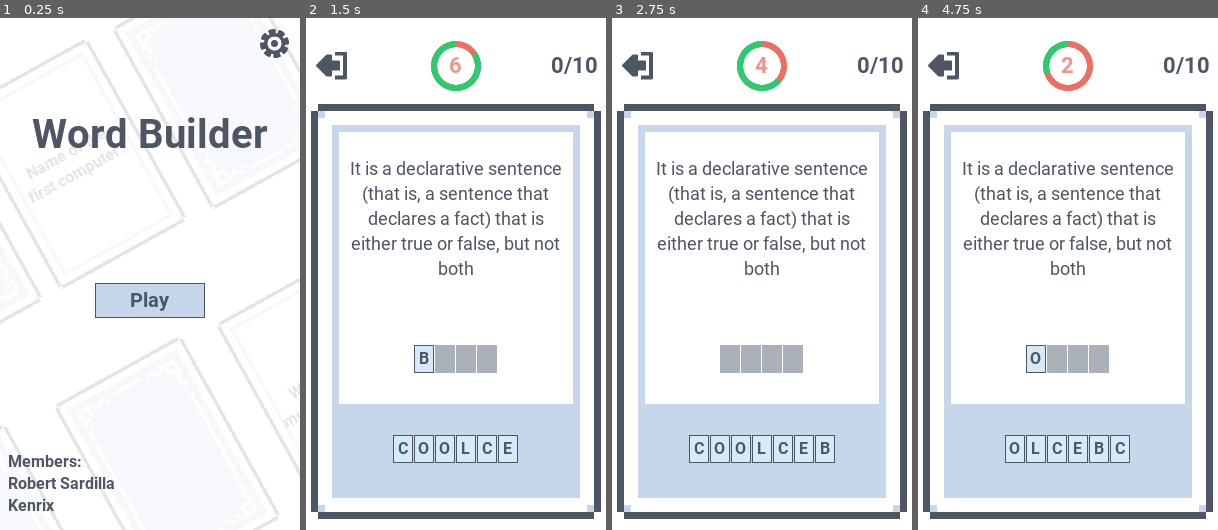
Above: before the commit, frames 1-4 (left to right).
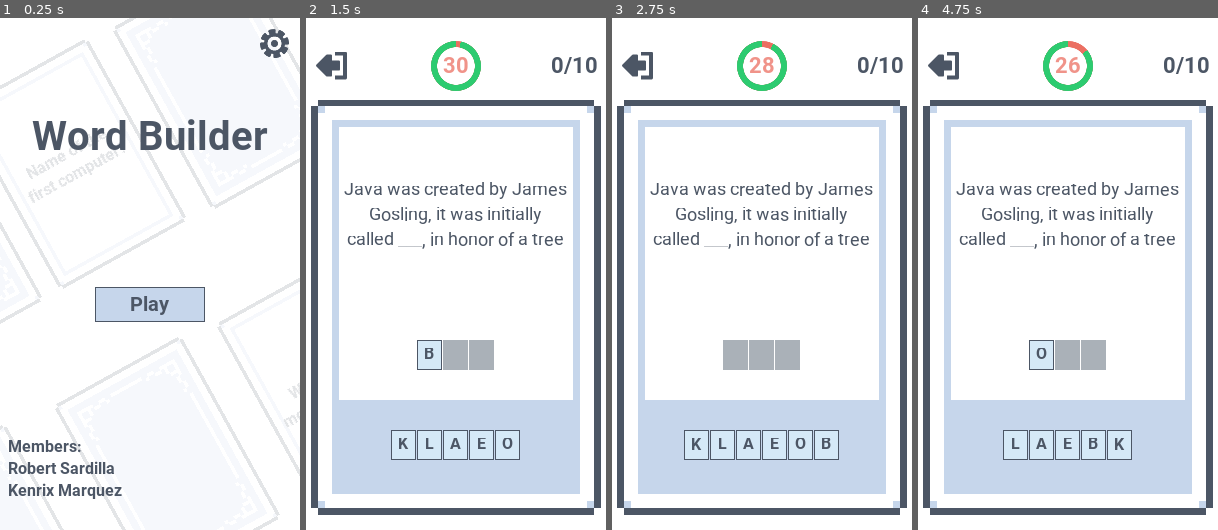
Above: after the commit, the same moments.

Repository: LoneDespair/comsci-card_game
Game: Godot game, scene res://src/main/main.tscn
Two runs of this game, one before a commit and one after it. Both use one fixed random seed, a clock stepped at 60 frames per second and the inputs below.
Inputs (mouse positions are in pixels of both pictures, inside the frame that each line leads up to):
- Up to frame 1 (0.25 s): no input
- Up to frame 2 (1.5 s): click "Play" at 0.5 s; click "B" at 1.25 s
- Up to frame 3 (2.75 s): click "B" at 2 s
- Up to frame 4 (4.75 s): click (1005, 448) at 2.75 s, where only the run before the commit has a clickable "C"; click "C" (after the commit: "K") at 3.5 s; click "O" at 4.25 s

The runs differ from the first frame. In frame 1, 3.9% of the frame differs, in the area x 3-89%, y 19-97%; in frame 2, 12%; in frame 3, 12%; in frame 4, 12%, in the area x 1-99%, y 6-98%.

Commit message:
added entrace animation to card

Diff:
--- a/src/card/card.tscn
+++ b/src/card/card.tscn
@@ -26,15 +26,34 @@
 content_margin_bottom = 5.0
 bg_color = Color( 0.780392, 0.843137, 0.92549, 1 )
 
+[sub_resource type="Animation" id=8]
+length = 0.001
+
+[sub_resource type="Animation" id=7]
+resource_name = "entrance"
+step = 0.25
+tracks/0/type = "value"
+tracks/0/path = NodePath("ui:rect_position")
+tracks/0/interp = 2
+tracks/0/loop_wrap = true
+tracks/0/imported = false
+tracks/0/enabled = true
+tracks/0/keys = {
+"times": PoolRealArray( 0, 1 ),
+"transitions": PoolRealArray( 1, 1 ),
+"update": 0,
+"values": [ Vector2( 350, 0 ), Vector2( 0, 0 ) ]
+}
+
 [node name="card" type="Control"]
 anchor_left = 0.5
 anchor_top = 0.5
 anchor_right = 0.5
 anchor_bottom = 0.5
 margin_left = -145.0
-margin_top = -207.5
+margin_top = -207.0
 margin_right = 145.0
-margin_bottom = 207.5
+margin_bottom = 208.0
 rect_min_size = Vector2( 290, 415 )
 size_flags_horizontal = 0
 size_flags_vertical = 6
@@ -48,6 +67,7 @@
 margin_top = -207.5
 margin_right = 145.0
 margin_bottom = 207.5
+rect_min_size = Vector2( 290, 0 )
 rect_pivot_offset = Vector2( 145, 189 )
 theme_type_variation = "FrontCard"
 
@@ -127,7 +147,7 @@
 size_flags_horizontal = 6
 custom_constants/vseparation = 1
 custom_constants/hseparation = 1
-columns = 11
+columns = 9
 
 [node name="bottom" type="MarginContainer" parent="ui/content"]
 margin_top = 275.0
@@ -152,7 +172,7 @@
 size_flags_vertical = 4
 custom_constants/vseparation = 1
 custom_constants/hseparation = 1
-columns = 11
+columns = 9
 
 [node name="next" type="Button" parent="ui/content/bottom"]
 unique_name_in_owner = true
@@ -185,3 +205,9 @@
 anchor_bottom = 1.0
 mouse_filter = 2
 script = ExtResource( 1 )
+
+[node name="AnimationPlayer" type="AnimationPlayer" parent="."]
+autoplay = "entrance"
+playback_speed = 8.0
+anims/RESET = SubResource( 8 )
+anims/entrance = SubResource( 7 )
--- a/src/card/holder.tscn
+++ b/src/card/holder.tscn
@@ -9,7 +9,7 @@
 margin_top = -12.5
 margin_right = 7.5
 margin_bottom = 12.5
-rect_min_size = Vector2( 20, 28 )
+rect_min_size = Vector2( 25, 30 )
 size_flags_horizontal = 0
 size_flags_vertical = 6
 theme_type_variation = "LetterHolder"
--- a/src/card/letter.tscn
+++ b/src/card/letter.tscn
@@ -37,7 +37,7 @@
 margin_top = -14.0
 margin_right = 10.0
 margin_bottom = 14.0
-rect_min_size = Vector2( 20, 28 )
+rect_min_size = Vector2( 25, 30 )
 rect_pivot_offset = Vector2( 10, 14 )
 size_flags_horizontal = 0
 size_flags_vertical = 0
--- a/src/circular_timer/circular_timer.tscn
+++ b/src/circular_timer/circular_timer.tscn
@@ -38,4 +38,4 @@
 
 [node name="initiator" type="Node" parent="."]
 script = ExtResource( 3 )
-wait_time = 6.0
+wait_time = 30.0
--- a/src/main/main.tscn
+++ b/src/main/main.tscn
@@ -187,8 +187,8 @@
 [node name="ColorRect" type="ColorRect" parent="menu"]
 anchor_right = 1.0
 anchor_bottom = 1.0
-margin_right = 1200.0
-margin_bottom = 2048.0
+margin_right = 3000.0
+margin_bottom = 5120.0
 color = Color( 1, 1, 1, 0.847059 )
 
 [node name="MarginContainer" type="MarginContainer" parent="menu"]
@@ -197,13 +197,13 @@
 custom_constants/margin_right = 8
 custom_constants/margin_top = 8
 custom_constants/margin_left = 8
-custom_constants/margin_bottom = 15
+custom_constants/margin_bottom = 8
 
 [node name="VBoxContainer" type="VBoxContainer" parent="menu/MarginContainer"]
 margin_left = 8.0
 margin_top = 8.0
 margin_right = 292.0
-margin_bottom = 497.0
+margin_bottom = 504.0
 
 [node name="header" type="MarginContainer" parent="menu/MarginContainer/VBoxContainer"]
 margin_right = 284.0
@@ -231,25 +231,25 @@
 expand = true
 
 [node name="Label" type="Label" parent="menu/MarginContainer/VBoxContainer"]
-margin_top = 84.0
-margin_right = 284.0
-margin_bottom = 132.0
+margin_top = 86.0
+margin_right = 284.0
+margin_bottom = 134.0
 size_flags_vertical = 6
 custom_fonts/font = SubResource( 3 )
 text = "Word Builder"
 align = 1
 
 [node name="Label2" type="Label" parent="menu/MarginContainer/VBoxContainer"]
-margin_top = 182.0
-margin_right = 284.0
-margin_bottom = 201.0
+margin_top = 185.0
+margin_right = 284.0
+margin_bottom = 204.0
 
 [node name="play" type="Button" parent="menu/MarginContainer/VBoxContainer"]
 unique_name_in_owner = true
 margin_left = 87.0
-margin_top = 257.0
+margin_top = 261.0
 margin_right = 197.0
-margin_bottom = 292.0
+margin_bottom = 296.0
 rect_min_size = Vector2( 110, 35 )
 size_flags_horizontal = 4
 size_flags_vertical = 6
@@ -257,13 +257,14 @@
 text = "Play"
 
 [node name="Label3" type="Label" parent="menu/MarginContainer/VBoxContainer"]
-margin_top = 426.0
-margin_right = 284.0
-margin_bottom = 489.0
+margin_top = 411.0
+margin_right = 284.0
+margin_bottom = 496.0
 size_flags_vertical = 10
 text = "Members:
 Robert Sardilla
-Kenrix"
+Kenrix Marquez
+"
 
 [node name="AnimationPlayer" type="AnimationPlayer" parent="menu"]
 autoplay = "pan"
--- a/src/play/initiator.gd
+++ b/src/play/initiator.gd
@@ -1,25 +1,7 @@
 extends Node
 
-const CARD_PCK := preload("../card/card.tscn")
-
-onready var deck := $"%deck"
-onready var turn := $"../turn"
 onready var exit_button := $"%exit"
-
-var key_list := ["COCO", "COCO", "DONUT", "JELLY", "CAKE"]
 
 
 func _ready() -> void:
 	exit_button.connect("pressed", owner, "queue_free")
-
-	for idx in key_list.size():
-		var key = key_list[idx]
-		var card_scn := CARD_PCK.instance()
-		deck.add_child(card_scn)
-
-#		card_scn.get_node("%question").text = key
-
-		var checker := card_scn.get_node("checker")
-		checker.setup(key)
-
-	turn.next()
--- a/src/play/play.tscn
+++ b/src/play/play.tscn
@@ -108,28 +108,19 @@
 expand = true
 stretch_mode = 6
 
-[node name="Control" type="Control" parent="content"]
+[node name="center" type="Control" parent="content"]
 margin_top = 81.0
 margin_right = 300.0
 margin_bottom = 496.0
 rect_min_size = Vector2( 0, 415 )
 size_flags_vertical = 4
 
-[node name="deck" type="HBoxContainer" parent="content/Control"]
+[node name="deck" type="Control" parent="content/center"]
 unique_name_in_owner = true
-anchor_left = 0.5
-anchor_top = 0.5
-anchor_right = 0.5
-anchor_bottom = 0.5
-margin_left = 150.0
-margin_top = -202.5
-margin_right = 150.0
-margin_bottom = -202.5
-size_flags_vertical = 3
-custom_constants/separation = 5
-alignment = 1
+anchor_right = 1.0
+anchor_bottom = 1.0
 
-[node name="correct_label" type="Label" parent="content/Control"]
+[node name="correct_label" type="Label" parent="content/center"]
 visible = false
 anchor_right = 1.0
 anchor_bottom = 1.0
@@ -137,7 +128,7 @@
 align = 1
 valign = 1
 
-[node name="wrong_label" type="Label" parent="content/Control"]
+[node name="wrong_label" type="Label" parent="content/center"]
 visible = false
 anchor_right = 1.0
 anchor_bottom = 1.0
@@ -146,7 +137,7 @@
 align = 1
 valign = 1
 
-[node name="fire" type="Particles2D" parent="content/Control"]
+[node name="fire" type="Particles2D" parent="content/center"]
 unique_name_in_owner = true
 position = Vector2( 148, 133 )
 emitting = false
--- a/src/play/turn.gd
+++ b/src/play/turn.gd
@@ -1,37 +1,57 @@
 extends Node
 
-var current_idx := -1
+const CARD_PCK := preload("../card/card.tscn")
+
+var card_scn : Control
+
+var key_table := {
+	"LOGIC" : "The basis of all mathematical reasoning, and of all automated reasoning",
+	"PROOF" : "Valid arguments that establish the truth of mathematical statements",
+	"OAK" : "Java was created by James Gosling, it was initially called ___, in honor of a tree",
+	"ITERATION" : "A continue statement makes the execution jump to the next _________ of the loop",
+	"CLOUD" : "A model for enabling convenient, on-demand network access to a shared pool of configurable computing resources",
+	"CLASS" : "A template in java used to create objects and to define object data types and methods",
+	"CONSTANT" : "A value that should not be altered by the program during normal execution",
+	"INTEGER" : "A number without a fractional component, and don't support decimal points",
+	"STRING" : "A datatype that contains an array of characters",
+	"BITWISE" : "a level of operation that involves working with individual bits",
+	"ARRAY" : "Collection of elements stored contigously in memory",
+	"BYTECODE" : "The resulting compiled object code of a Java program is called?",
+}
+
+var key_list := key_table.keys()
 
 onready var deck := $"%deck"
 onready var circular_initiator := $"%circular_timer/initiator"
 onready var fire := $"%fire"
 
 
+func _ready() -> void:
+	randomize()
+	key_list.shuffle()
+
+	next()
+
+
 func next() -> void:
-	var card_count := deck.get_child_count()
+	if is_instance_valid(card_scn):
+		prints("Animate an exit sequence")
 
-	if card_count <= 0:
-		return
+	card_scn = CARD_PCK.instance()
+	deck.add_child(card_scn)
+
+	var key = key_list.pop_back()
+	card_scn.get_node("%question").text = key_table[key]
+	card_scn.get_node("checker").setup(key)
 
 	circular_initiator.start()
+	var card_initiator := card_scn.get_node("initiator")
 
-	if current_idx > -1:
-		deck.get_child(current_idx).get_node("initiator").set_front(false)
+	circular_initiator.connect("timeout", card_initiator, "timeout")
+	card_scn.get_node("checker").connect("correct", self, "correct")
+	card_scn.get_node("%next").connect("pressed", self, "next")
 
-
-	if current_idx + 1 < card_count:
-		current_idx += 1
-		var card_scn := deck.get_child(current_idx) as Control
-		var card_initiator := card_scn.get_node("initiator")
-
-		circular_initiator.connect("timeout", card_initiator, "timeout")
-		card_scn.get_node("checker").connect("correct", self, "correct")
-
-		card_scn.get_node("%next").connect("pressed", self, "next")
-		deck.rect_position.x -= card_scn.rect_size.x + 5
-
-	else:
-		prints("Gameover")
+#	deck.rect_position.x -= card_scn.rect_size.x + 5
 
 
 func correct() -> void:
Not shown: 1 places in src/card/card.tscn that only renumber resources
